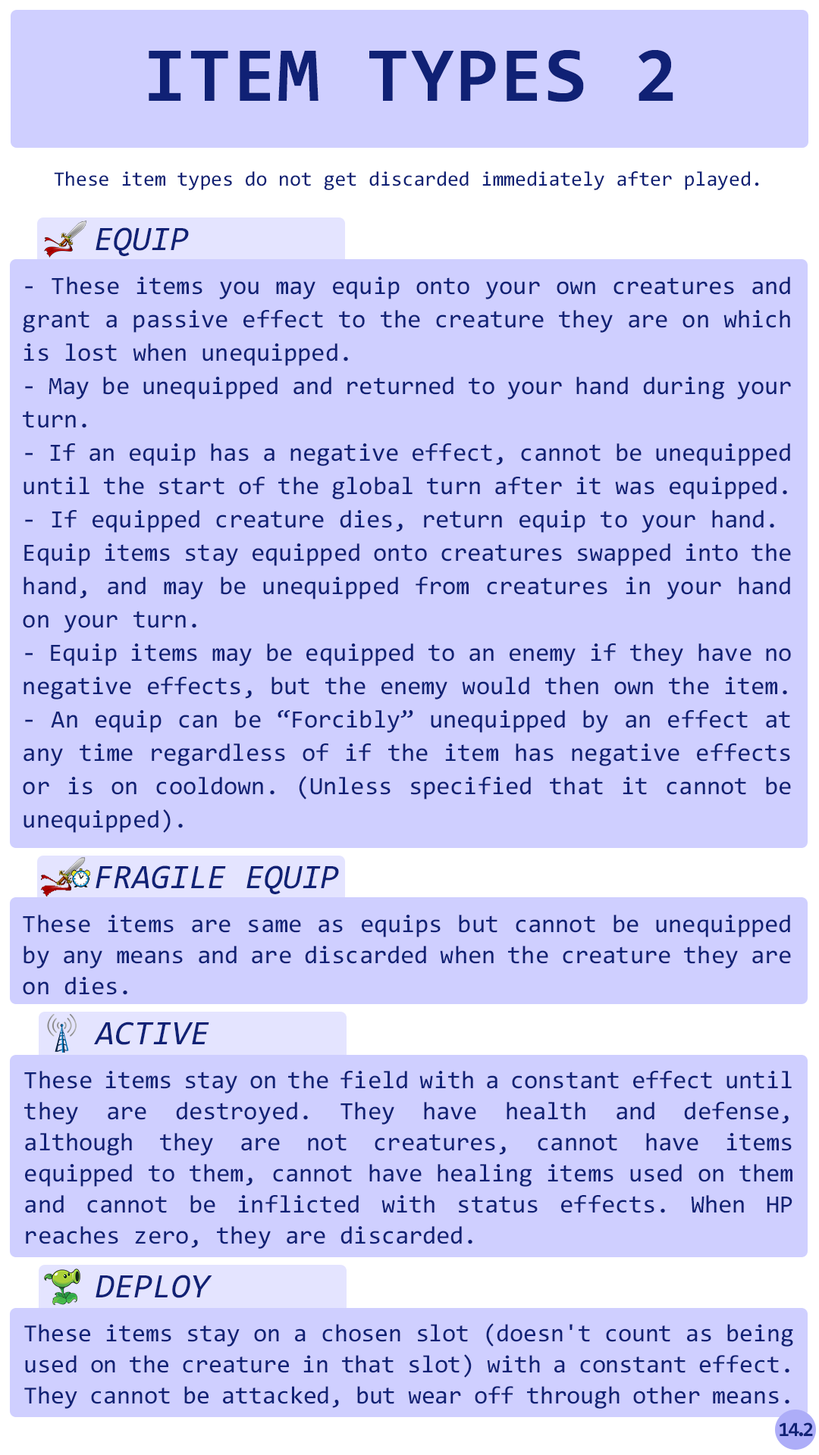
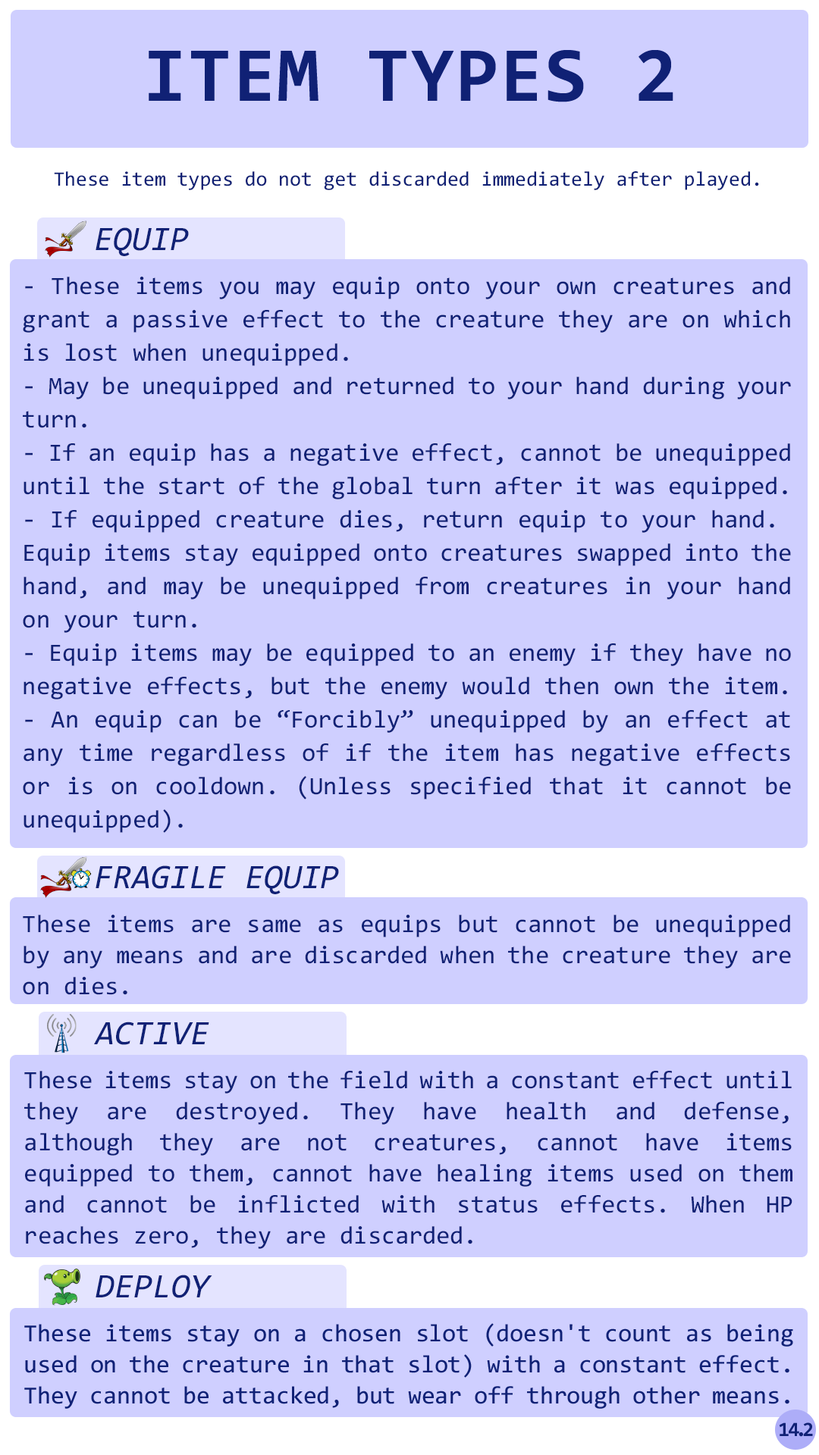
Two versions of the same layered image (w=819, h=1455). Layer-by-layer changes:
removed layer "Equip" (2nd of 2, in "Equip") from group "Equip" over (x1=43, y1=219, x2=87, y2=258)
added layer "[equip]" in group "Equip" over (x1=44, y1=219, x2=87, y2=258)
removed layer "Fragile Equip" from group "Fragile" over (x1=40, y1=857, x2=91, y2=897)
added layer "[fragile equip]" in group "Fragile" over (x1=40, y1=856, x2=91, y2=899)
removed layer "active" from group "Active" over (x1=46, y1=1014, x2=77, y2=1053)
added layer "[active]" in group "Active" over (x1=46, y1=1014, x2=77, y2=1054)
removed layer "Deploy" (2nd of 2, in "Deploy") from group "Deploy" over (x1=43, y1=1268, x2=81, y2=1306)
added layer "[deploy]" in group "Deploy" over (x1=43, y1=1268, x2=81, y2=1307)
